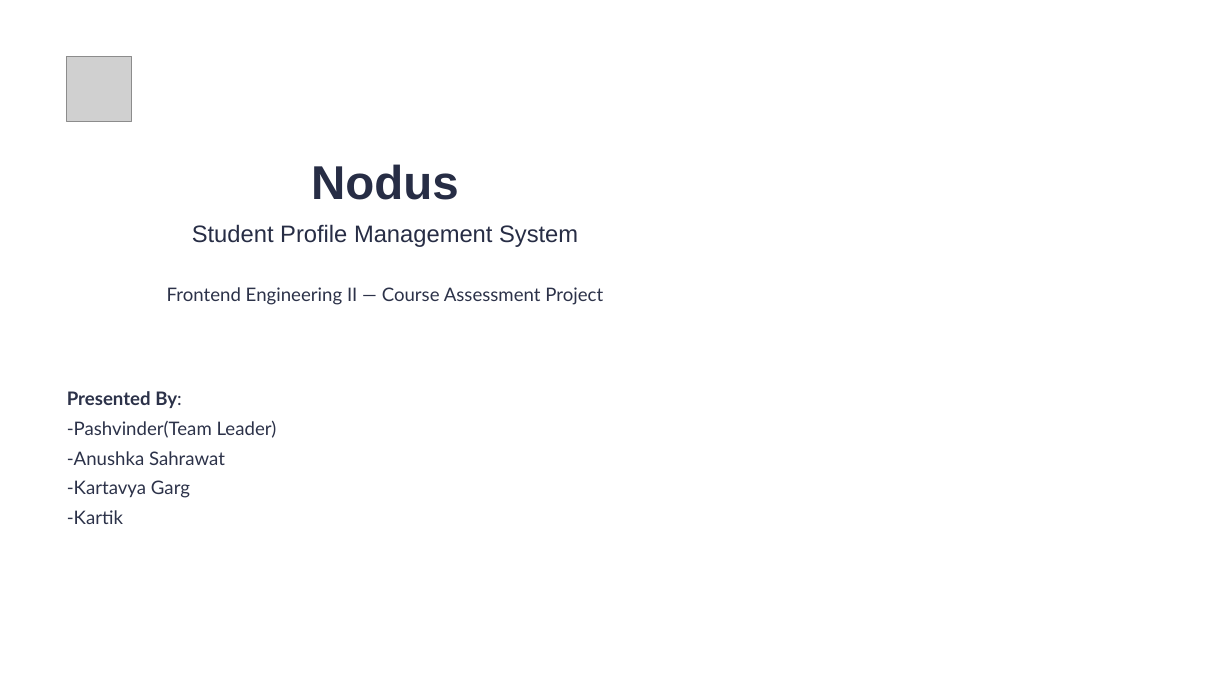
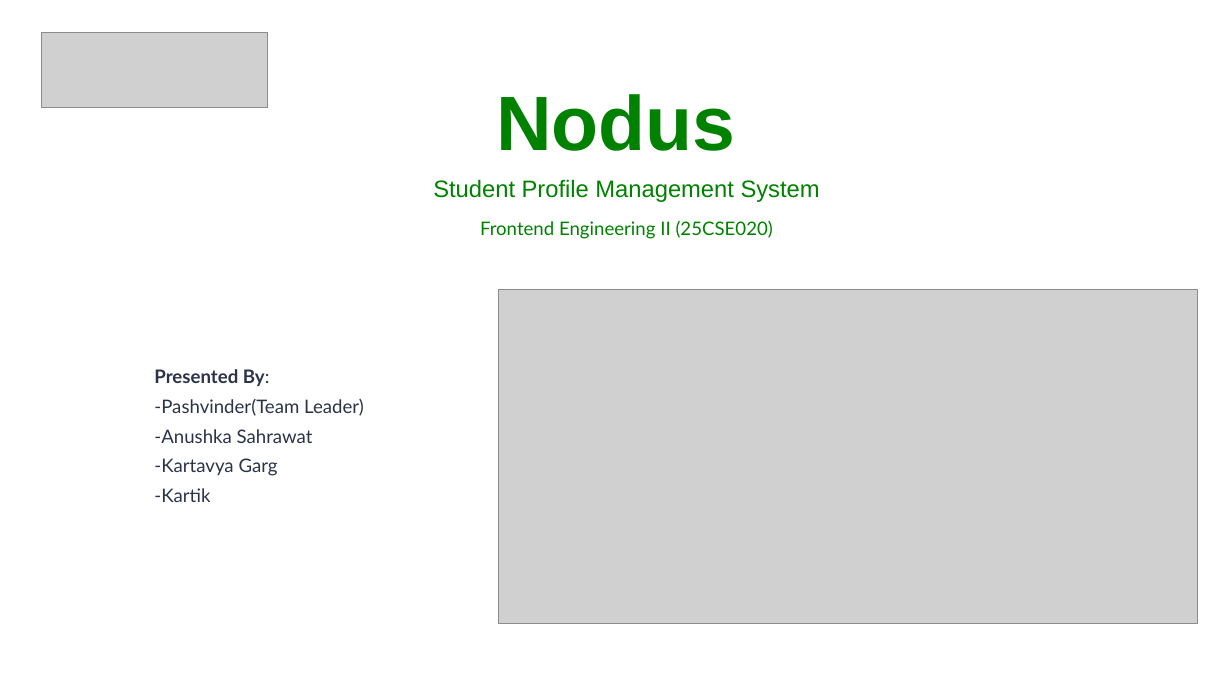
Before and after one commit to Pashvinder/Student-Profile-Management-System, a slide deck: slide 1 of files/Nodus.pptx. Drawn at 1232x693 pixels with LibreOffice and Linux fonts; fonts in the diff are those of the drawing; grey boxes stand for pictures; background and template pictures are left out. Boxes give left, top, right and bottom in pixels: in the first picture for what was removed or moved away, otherwise in the second. Text is boxed around its words. In the diff, an @@ line names an element or a change of style, - is before the commit and + after.

```diff
--- a/files/Nodus.pptx
+++ b/files/Nodus.pptx
@@ picture added at (42,32,268,107) @@
@@ picture removed at (67,56,132,122) @@
@@ text "Nodus": place and size @@
-text "Nodus" at (311,164,458,200)
+text "Nodus" at (496,94,735,151)
@@ text "Nodus" at (496,94,735,151): size 37 to 60 pt, text colour #272D45 to #008200 @@
@@ text "Student Profile Management System": place and size @@
-text "Student Profile Management System" at (192,224,578,247)
+text "Student Profile Management System" at (433,179,820,202)
@@ text "Student Profile Management System" at (433,179,820,202): text colour #272D45 to #008200 @@
@@ text at (480,220,773,239): text changed; text colour #2C3249 to #008200 @@
-Frontend Engineering II — Course Assessment Project
+Frontend Engineering II (25CSE020)
@@ picture added at (499,289,1198,623) @@
@@ text "Presented By:": place and size @@
-text "Presented By:" at (67,391,277,524)
+text "Presented By:" at (154,369,364,502)
```
Also in this commit, not shown: 13 other slides changed, 1 slide added, 1 slide removed, 4 other files.
